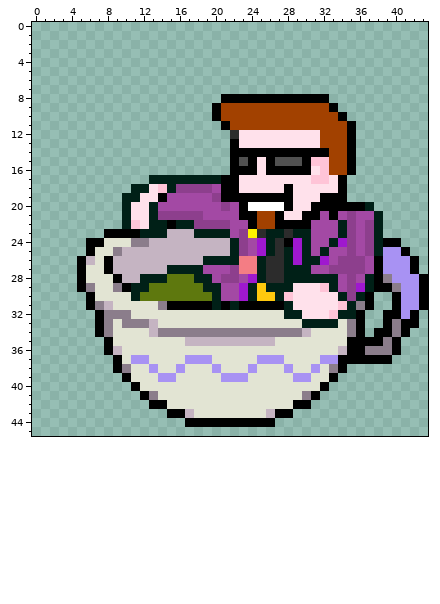
Pixel-art sprite -- sprites/crack_addict/spr_teacup_susie_0.png. The picture above was drawn from the file before the commit.
The file is 44x46 pixels. Colours within 5 levels of each other are drawn and written as one.
New version:
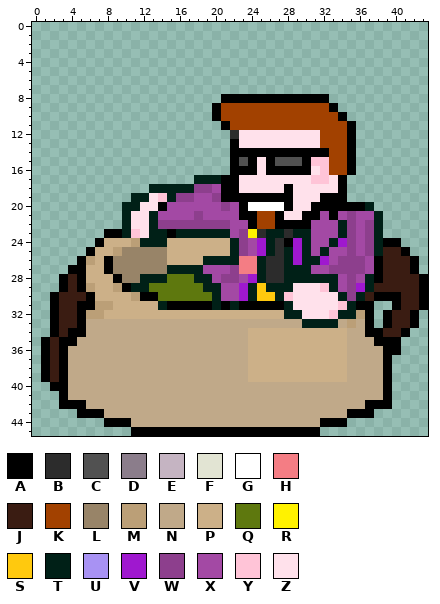
Palette (. is transparent): A #000000  B #2c2c2c  C #515151  D #8b7d8b  E #c5b4c2  F #e2e4d3  G #ffffff  H #f47d84  J #3a1c12  K #a24100  L #988468  M #bb9f77  N #c0a989  P #ccb088  Q #5e780e  R #fff200  S #ffc90e  T #002017  U #a892f3  V #9f18cf  W #8d3f8d  X #a349a4  Y #ffc4d7  Z #ffe1eb
Difference:
y 17: x 13..17 TTTTT -> .....
y 18: x 11..14 TTZY -> ..TT; x 16..17 WW -> TT
y 19: x 10 T -> .; x 12 Z -> T; x 14..17 AXXX -> YTWW
y 20: x 11 Z -> T; x 13..14 TX -> ZA
y 21: x 14..17 WWWW -> XXXX
y 22: x 11 Y -> Z; x 14..17 TATT -> WWWW
y 23: x 10..12 AAT -> TYZ; x 15..17 EEE -> ATT
y 24: x 6 A -> .; x 8..21 FFFDDEEEEEEEEE -> PPPMTTTPPPPPPP
y 25: x 7..21 FFDEEEEEEEEEEEE -> PPMLLLLLPPPPPPP; x 39..40 UU -> JJ
y 26: x 6..7 EF -> MP; x 9..18 EEEEEEEEEE -> LLLLLLPPPP; x 39..41 UUU -> JJJ
y 27: x 4 . -> A; x 6..7 FF -> PP; x 9..14 EEEEEE -> LLLLLL; x 39..41 UUU -> JJJ
y 28: x 3..4 .. -> AJ; x 6..8 FFF -> PPP; x 10..11 EE -> LL; x 39..42 DUUU -> JJJJ
y 29: x 3..4 .. -> AJ; x 6..9 DFFD -> MPPM; x 38..42 AADUU -> JJJJJ
y 30: x 2..5 .... -> AJJJ; x 7..13 FFFFTQQ -> PPPPMAA; x 37..39 A.. -> JAA; x 41..42 UU -> JJ
y 31: x 2..5 .... -> AJJA; x 7..14 DEFFFFFD -> MMPPPPPT; x 36 D -> A; x 41..42 UU -> JJ
y 32: x 2..27 .....ADDDFFFFFFFFFFFFFFFFF -> AJJAMMPPPPPPPPPPPPPPPPPPPP; x 36..37 A. -> MA; x 40..41 AU -> JJ
y 33: x 2..29 .....ADFDDDEFFFFFFFFFFFFFFFF -> AJJANNNNNNNNNNNNNNNNNNNNNNNN; x 34..37 FDA. -> NMNA; x 40..41 DA -> JJ
y 34: x 2..37 .....ADFFFFEDDDDDDDDDDDDDDDDEFFFFDA. -> AJAANNNNNNNNNNNNNNNNNNPPPPPPPPPPPNNA; x 39..40 AD -> JJ
y 35: x 1..37 .......AFFFFFFFFEEEEEEEEEEFFFFFFFFAAA -> AJAANNNNNNNNNNNNNNNNNNNPPPPPPPPPPPNNN; x 39 D -> A
y 36: x 1..39 .......AEFFFFFFFFFFFFFFFFFFFFFFFFEAADDD -> AJANNNNNNNNNNNNNNNNNNNNPPPPPPPPPPPNNNNA
y 37: x 1..38 ........AFUUFFFFUUUFFFFFUUUFFFFUUAAAAA -> AJANNNNNNNNNNNNNNNNNNNNPPPPPPPPPPPNNNN
y 38: x 1..39 ........ADFFUFFUFFFUFFFUFFFUFFUFDA..... -> AJANNNNNNNNNNNNNNNNNNNNPPPPPPPPPPPNNNNA
y 39: x 1..39 .........AFFFUUFFFFFUUUFFFFFUUFFA...... -> AJANNNNNNNNNNNNNNNNNNNNPPPPPPPPPPPNNNNA
y 40: x 2..39 .........AFFFFFFFFFFFFFFFFFFFFA....... -> AANNNNNNNNNNNNNNNNNNNNNNNNNNNNNNNNNNNA
y 41: x 3..39 .........ADFFFFFFFFFFFFFFFFDA........ -> ANNNNNNNNNNNNNNNNNNNNNNNNNNNNNNNNNNNA
y 42: x 3..39 ..........AAFFFFFFFFFFFFFFAA......... -> AAANNNNNNNNNNNNNNNNNNNNNNNNNNNNNNNAAA
y 43: x 5..37 ..........AAEFFFFFFFFEAA......... -> AAANNNNNNNNNNNNNNNNNNNNNNNNNNNAAA
y 44: x 8..34 .........AAAAAAAAAA........ -> AAANNNNNNNNNNNNNNNNNNNNNAAA
y 45: x 11..31 ..................... -> AAAAAAAAAAAAAAAAAAAAA
